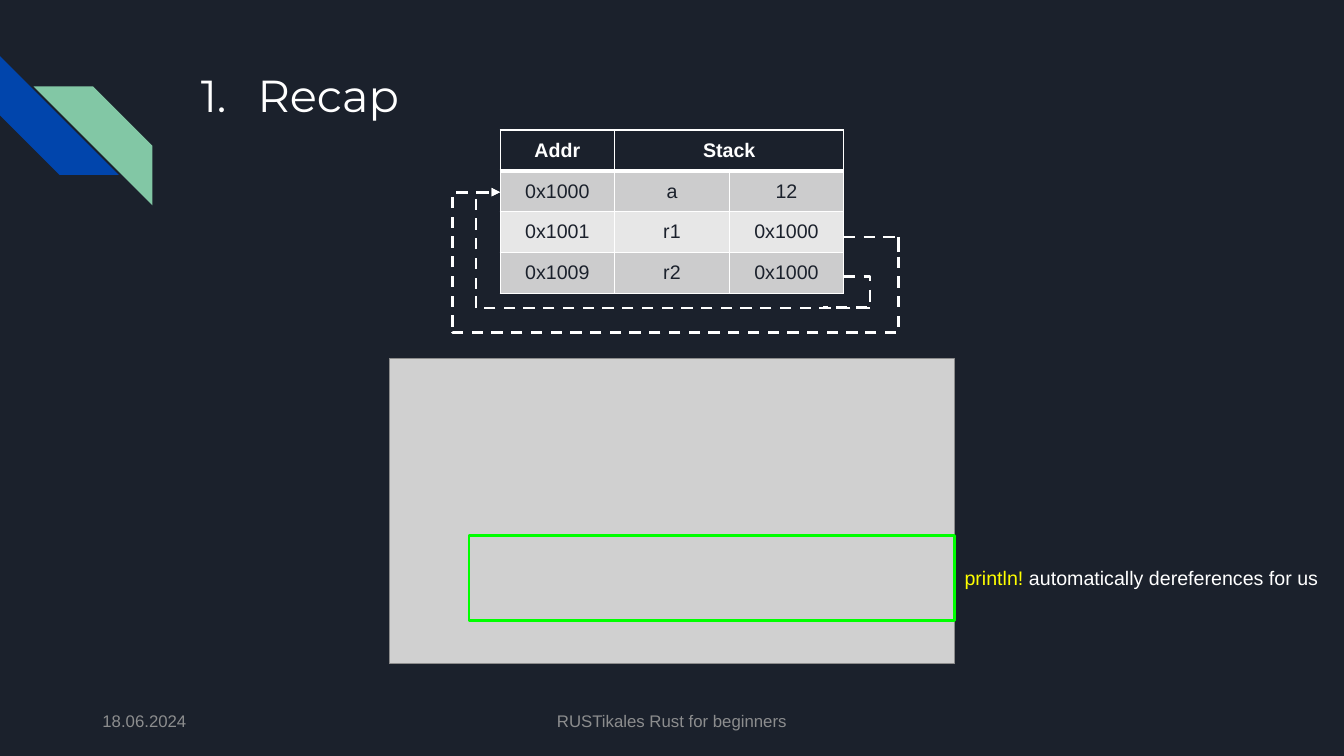
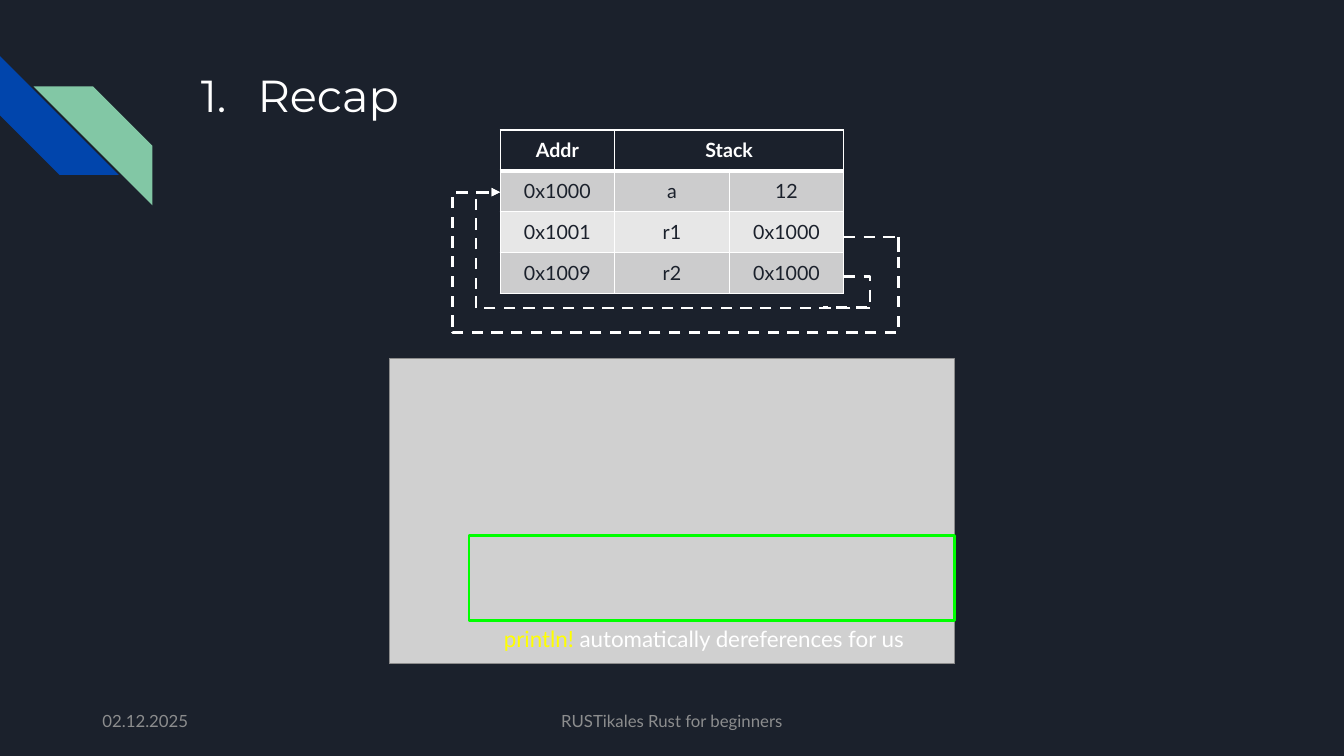
Before and after one commit to pfhaupt/progkurs, a slide deck: slide 28 of rust-beginner/06 - Function declaration/06 - original.pptx (slide 27 before the commit). Drawn at 1344x756 pixels with LibreOffice and Linux fonts; fonts in the diff are those of the drawing; grey boxes stand for pictures. Boxes give left, top, right and bottom in pixels: in the first picture for what was removed or moved away, otherwise in the second. Text is boxed around its words. In the diff, an @@ line names an element or a change of style, - is before the commit and + after.

Commit message:
[R-B-06] Update slides
- Merge R-B-07 into R-B-06
- Add chapter about Floating Point Numbers
- Increase font size
- Unite text font

```diff
--- a/rust-beginner/06 - Function declaration/06 - original.pptx
+++ b/rust-beginner/06 - Function declaration/06 - original.pptx
@@ table at box(500, 130, 845, 295) @@
@@ font Arial to Lato @@
@@ text "println! automatically dereferences for us": place and size @@
-text "println! automatically dereferences for us" at box(965, 570, 1318, 589)
+text "println! automatically dereferences for us" at box(504, 630, 904, 651)
@@ text "println! automatically dereferences for us" at box(504, 630, 904, 651): size 14 to 16 pt, font Arial to Lato @@
@@ text at box(102, 715, 188, 727): text changed; font Arial to Lato @@
-18.06.2024
+02.12.2025
@@ text "RUSTikales Rust for beginners" at box(561, 715, 782, 730): font Arial to Lato @@
```
Also in this commit, not shown: 109 other slides changed, 86 slides added, 47 slides removed, 2 other files.
